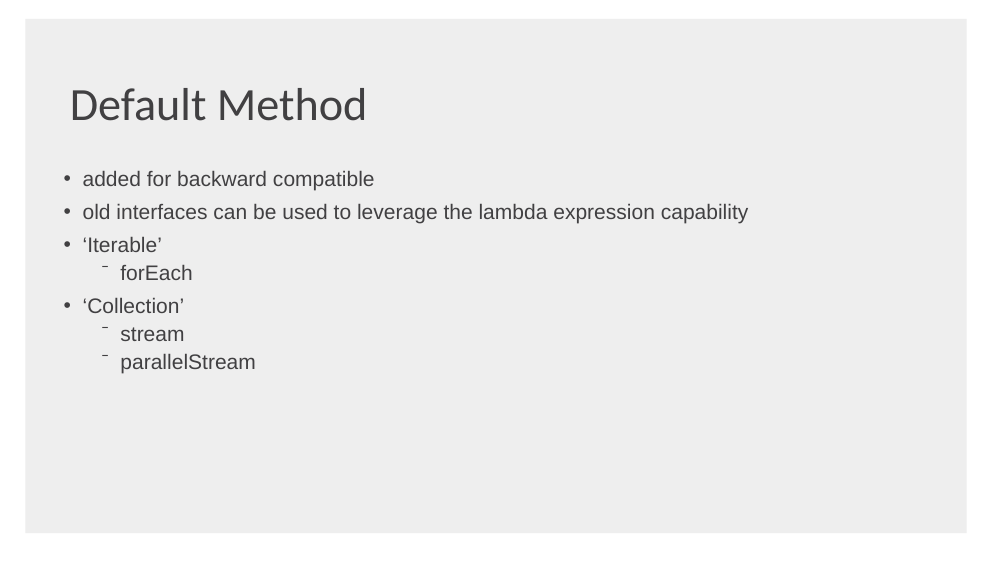
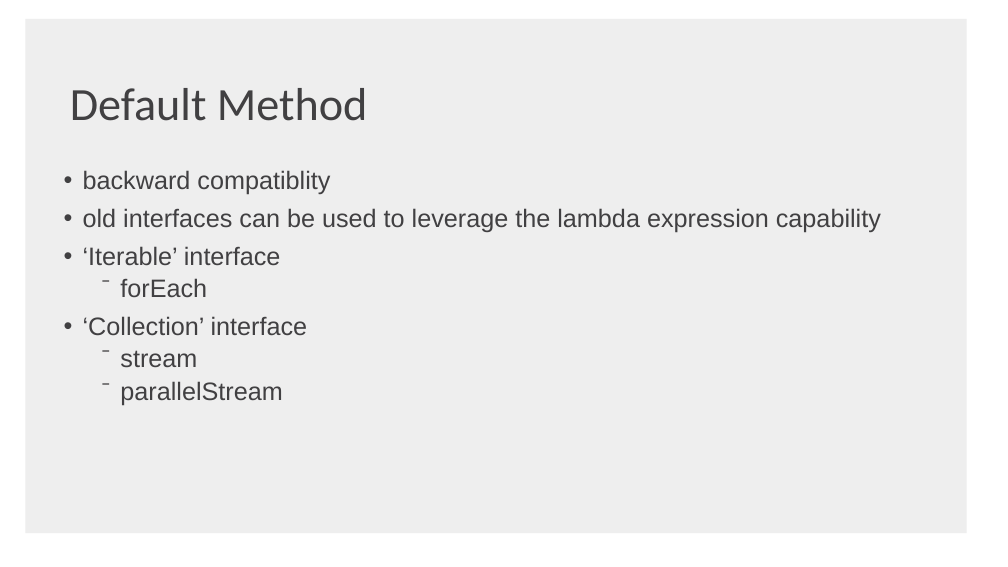
Before and after one commit to shaojie-xu-kp/Java8_lunch_learn, a slide deck: slide 8 of Java 8 & TDP.pptx. Drawn at 1008x567 pixels with LibreOffice and Linux fonts; fonts in the diff are those of the drawing; background and template pictures are left out. Boxes give left, top, right and bottom in pixels: in the first picture for what was removed or moved away, otherwise in the second. Text is boxed around its words. In the diff, an @@ line names an element or a change of style, - is before the commit and + after.

```diff
--- a/Java 8 & TDP.pptx
+++ b/Java 8 & TDP.pptx
@@ text at [83, 170, 330, 195]: text changed; size 20 to 24 pt @@
-• added for backward compatible
+• backward compatiblity
@@ text at [83, 208, 881, 406]: size 20 to 24 pt in "old interfaces can be used to leverage ...", "forEach", "stream", "parallelStream" @@
@@ text at [83, 246, 281, 266]: text changed; size 20 to 24 pt @@
-• ‘Iterable’
+• ‘Iterable’ interface
@@ text at [83, 316, 308, 336]: text changed; size 20 to 24 pt @@
-• ‘Collection’
+• ‘Collection’ interface
```
Also in this commit, not shown: 10 other slides changed, 2 slides added, 3 slides removed.
